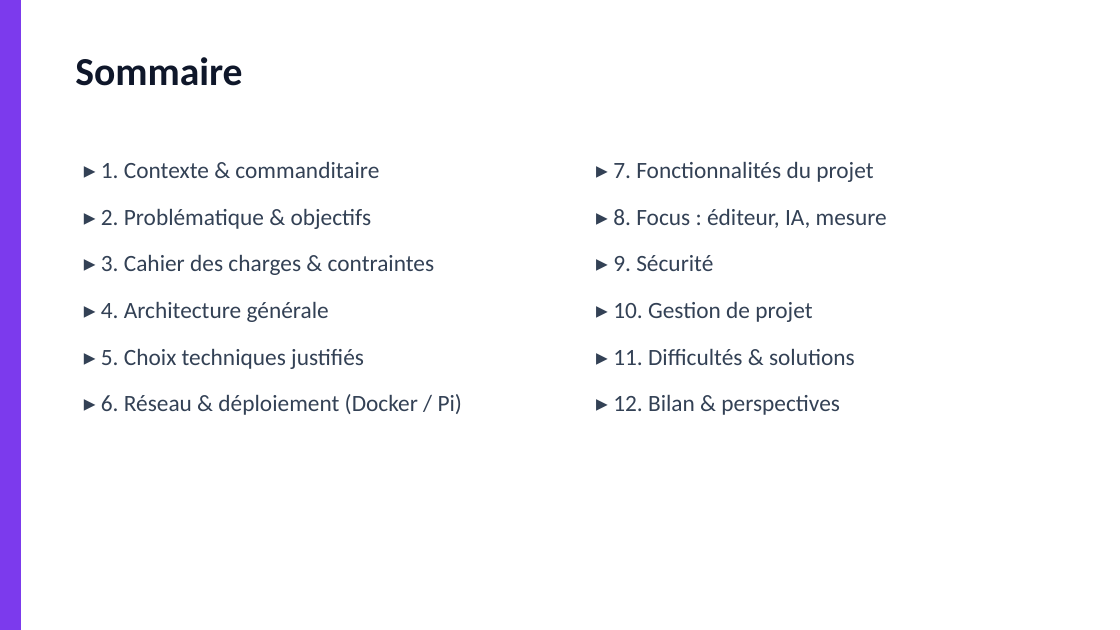
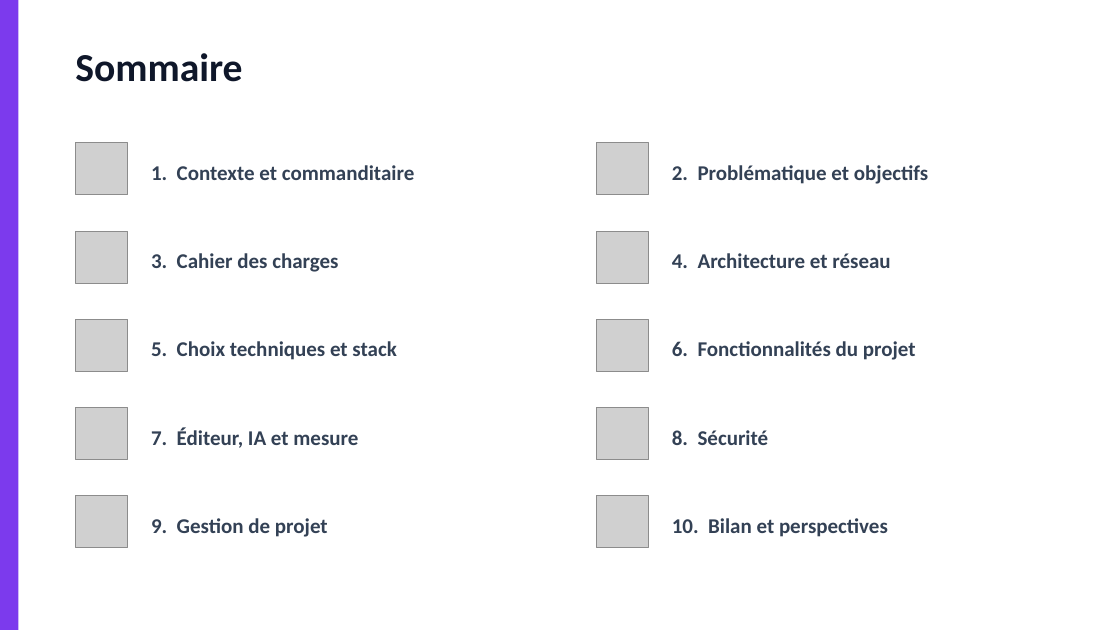
Before and after one commit to NewGenesisAgency/color_room, a slide deck: slide 2 of ColorRoom_Presentation_BTS_CIEL.pptx. Drawn at 1120x630 pixels with LibreOffice and Linux fonts; fonts in the diff are those of the drawing; grey boxes stand for pictures. Boxes give left, top, right and bottom in pixels: in the first picture for what was removed or moved away, otherwise in the second. Text is boxed around its words. In the diff, an @@ line names an element or a change of style, - is before the commit and + after.

```diff
--- a/ColorRoom_Presentation_BTS_CIEL.pptx
+++ b/ColorRoom_Presentation_BTS_CIEL.pptx
@@ text "Sommaire" moved from (x1=75, y1=57, x2=242, y2=86) to (x1=75, y1=53, x2=242, y2=82) @@
@@ picture added at (x1=76, y1=143, x2=128, y2=195) @@
@@ picture added at (x1=597, y1=143, x2=649, y2=195) @@
@@ text removed at (x1=101, y1=161, x2=462, y2=415) @@
-▸ 1. Contexte & commanditaire
-▸ 2. Problématique & objectifs
-▸ 3. Cahier des charges & contraintes
-▸ 4. Architecture générale
-▸ 5. Choix techniques justifiés
-▸ 6. Réseau & déploiement (Docker / Pi)
@@ text added at (x1=151, y1=165, x2=414, y2=180), 18 pt, text #334155, bold @@
+1. Contexte et commanditaire
@@ text removed at (x1=613, y1=161, x2=887, y2=415) @@
-▸ 7. Fonctionnalités du projet
-▸ 8. Focus : éditeur, IA, mesure
-▸ 9. Sécurité
-▸ 10. Gestion de projet
-▸ 11. Difficultés & solutions
-▸ 12. Bilan & perspectives
@@ text added at (x1=672, y1=165, x2=928, y2=184), 18 pt, text #334155, bold @@
+2. Problématique et objectifs
@@ picture added at (x1=76, y1=231, x2=128, y2=283) @@
@@ picture added at (x1=597, y1=231, x2=649, y2=283) @@
@@ text added at (x1=151, y1=253, x2=338, y2=272), 18 pt, text #334155, bold @@
+3. Cahier des charges
@@ text added at (x1=672, y1=253, x2=890, y2=268), 18 pt, text #334155, bold @@
+4. Architecture et réseau
@@ picture added at (x1=76, y1=319, x2=128, y2=371) @@
@@ picture added at (x1=597, y1=319, x2=649, y2=371) @@
@@ text added at (x1=151, y1=341, x2=396, y2=360), 18 pt, text #334155, bold @@
+5. Choix techniques et stack
@@ text added at (x1=672, y1=341, x2=916, y2=360), 18 pt, text #334155, bold @@
+6. Fonctionnalités du projet
@@ picture added at (x1=76, y1=408, x2=128, y2=460) @@
@@ picture added at (x1=597, y1=408, x2=649, y2=460) @@
@@ text added at (x1=151, y1=427, x2=358, y2=448), 18 pt, text #334155, bold @@
+7. Éditeur, IA et mesure
@@ text added at (x1=672, y1=430, x2=769, y2=445), 18 pt, text #334155, bold @@
+8. Sécurité
@@ picture added at (x1=76, y1=496, x2=128, y2=548) @@
@@ picture added at (x1=597, y1=496, x2=649, y2=548) @@
@@ text added at (x1=151, y1=518, x2=328, y2=537), 18 pt, text #334155, bold @@
+9. Gestion de projet
@@ text added at (x1=672, y1=518, x2=888, y2=537), 18 pt, text #334155, bold @@
+10. Bilan et perspectives
```
Also in this commit, not shown: 18 other slides changed, 2 slides added, 24 other files.
